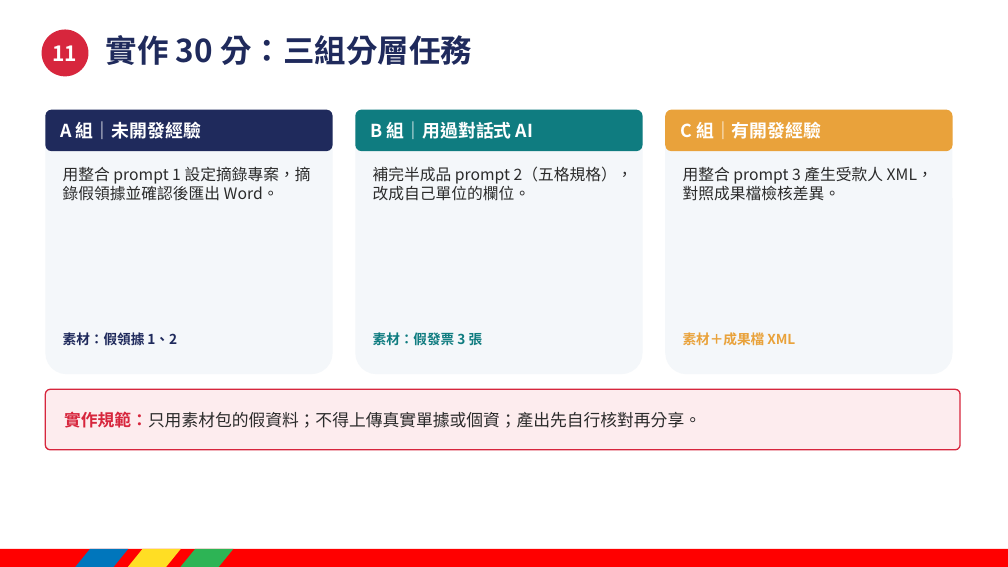
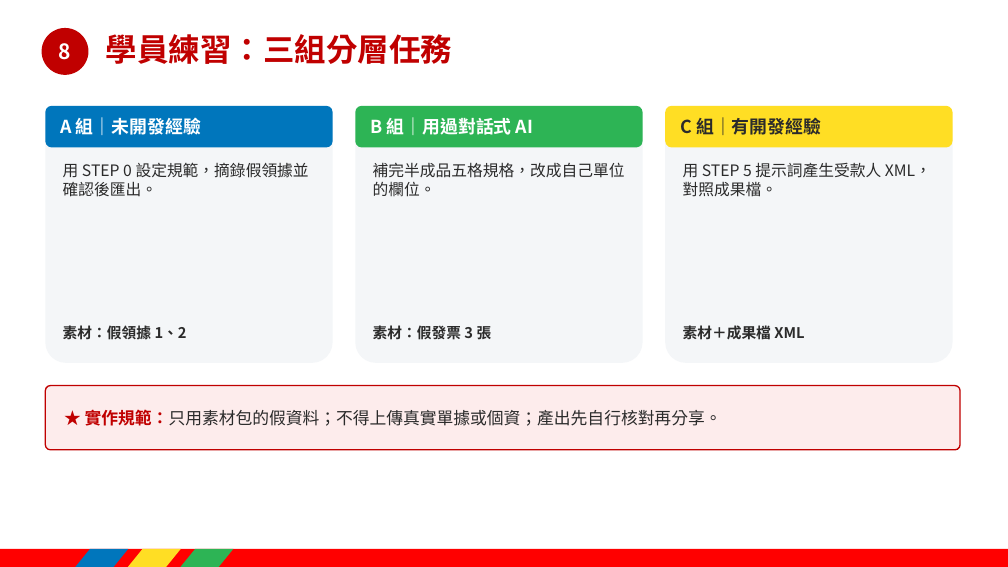
Before and after one commit to chaifeng666/ocr-classify-ui, a slide deck: slide 16 of course-kit/1_簡報_生成式AI產製本地OCR小工具.pptx (slide 12 before the commit). Drawn at 1008x567 pixels with LibreOffice and Linux fonts; fonts in the diff are those of the drawing. Boxes give left, top, right and bottom in pixels: in the first picture for what was removed or moved away, otherwise in the second. Text is boxed around its words. In the diff, an @@ line names an element or a change of style, - is before the commit and + after.

```diff
--- a/course-kit/1_簡報_生成式AI產製本地OCR小工具.pptx
+++ b/course-kit/1_簡報_生成式AI產製本地OCR小工具.pptx
@@ ellipse "8" at box(42, 28, 88, 75): fill #D7263D to #C00000 @@
@@ text in ellipse at box(59, 43, 71, 60): text changed @@
-11
+8
@@ title at box(106, 34, 452, 64): text changed; text colour #1F2A5C to #C00000 @@
-實作 30 分：三組分層任務
+學員練習：三組分層任務
@@ rounded rectangle at box(45, 106, 333, 147): fill #1F2A5C to #0076BC @@
@@ rounded rectangle: place and size @@
-rounded rectangle at box(45, 110, 333, 374)
+rounded rectangle at box(45, 106, 333, 363)
@@ rounded rectangle at box(355, 106, 643, 147): fill #0F7C80 to #2DB455 @@
@@ rounded rectangle: place and size @@
-rounded rectangle at box(355, 110, 643, 374)
+rounded rectangle at box(355, 106, 643, 363)
@@ 3 rounded rectangles, 2 texts: place and size @@
-3 rounded rectangles, 2 texts at box(45, 110, 953, 151)
+3 rounded rectangles, 2 texts at box(45, 106, 953, 147)
@@ rounded rectangle at box(665, 106, 953, 147): fill #E9A23B to #FFDE24 @@
@@ fill #F4F7FA to #F4F6F8 in 3 elements at box(45, 106, 333, 363), box(355, 106, 643, 363), box(665, 106, 953, 363) @@
@@ rounded rectangle: place and size @@
-rounded rectangle at box(665, 110, 953, 374)
+rounded rectangle at box(665, 106, 953, 363)
@@ text "C 組｜有開發經驗" at box(680, 117, 821, 135): text colour #FFFFFF to #2B2B2B @@
@@ text at box(63, 162, 309, 197): text changed @@
-用整合 prompt 1 設定摘錄專案，摘錄假領據並確認後匯出 Word。
+用 STEP 0 設定規範，摘錄假領據並確認後匯出。
@@ text at box(373, 162, 625, 197): text changed @@
-補完半成品 prompt 2（五格規格），改成自己單位的欄位。
+補完半成品五格規格，改成自己單位的欄位。
@@ text at box(683, 162, 931, 197): text changed @@
-用整合 prompt 3 產生受款人 XML，對照成果檔檢核差異。
+用 STEP 5 提示詞產生受款人 XML，對照成果檔。
@@ text "素材：假領據 1、2" at box(63, 325, 187, 340): size 13 to 14 pt, text colour #1F2A5C to #2B2B2B @@
@@ text "素材：假發票 3 張" at box(373, 323, 492, 342): size 13 to 14 pt, text colour #0F7C80 to #2B2B2B @@
@@ 3 texts: place and size @@
-3 texts at box(63, 331, 795, 349)
+3 texts at box(63, 323, 804, 342)
@@ text "素材＋成果檔 XML" at box(683, 325, 804, 340): size 13 to 14 pt, text colour #E9A23B to #2B2B2B @@
@@ rounded rectangle at box(45, 386, 960, 450): fill #FDECEE to #FDECEC; outline #D7263D 1.25 pt to #C00000 1.25 pt @@
@@ text at box(85, 409, 722, 426): text changed @@
-實作規範：只用素材包的假資料；不得上傳真實單據或個資；產出先自行核對再分享。
+★ 實作規範：只用素材包的假資料；不得上傳真實單據或個資；產出先自行核對再分享。
```
Also in this commit, not shown: 9 other slides changed, 8 slides added, 4 slides removed, 6 other files.
